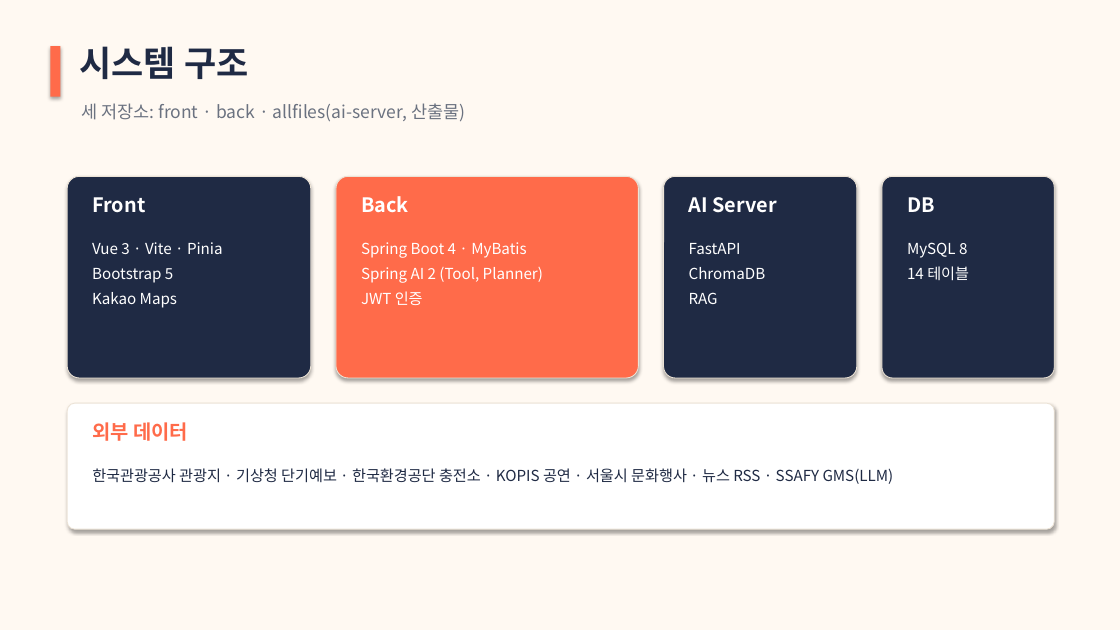
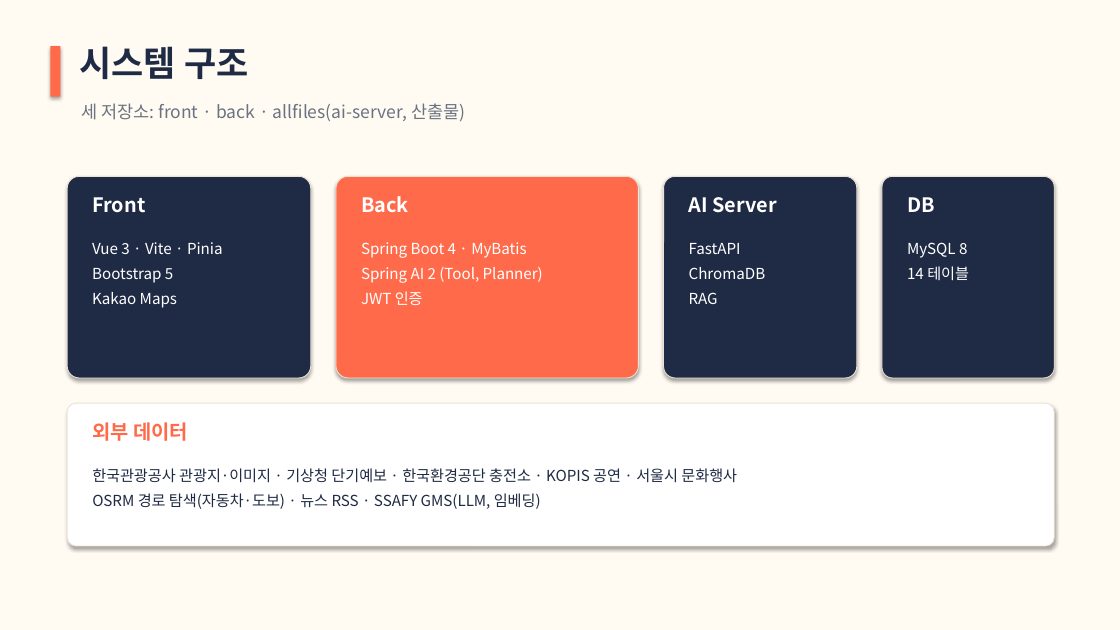
Before and after one commit to 77romin/mapmates, a slide deck: slide 8 of presentation/너랑갈지도_발표.pptx (slide 5 before the commit). Drawn at 1120x630 pixels with LibreOffice and Linux fonts; fonts in the diff are those of the drawing. Boxes give left, top, right and bottom in pixels: in the first picture for what was removed or moved away, otherwise in the second. Text is boxed around its words. In the diff, an @@ line names an element or a change of style, - is before the commit and + after.

```diff
--- a/presentation/너랑갈지도_발표.pptx
+++ b/presentation/너랑갈지도_발표.pptx
@@ background #FFF9F2 to #FFFBF3 @@
@@ rounded rectangle: place and size @@
-rounded rectangle at bbox=[67, 403, 1054, 529]
+rounded rectangle at bbox=[67, 403, 1054, 546]
@@ text at bbox=[92, 468, 737, 509]: text changed @@
-한국관광공사 관광지 · 기상청 단기예보 · 한국환경공단 충전소 · KOPIS 공연 · 서울시 문화행사 · 뉴스 RSS · SSAFY GMS(LLM)
+한국관광공사 관광지·이미지 · 기상청 단기예보 · 한국환경공단 충전소 · KOPIS 공연 · 서울시 문화행사
+OSRM 경로 탐색(자동차·도보) · 뉴스 RSS · SSAFY GMS(LLM, 임베딩)
```
Also in this commit, not shown: 10 other slides changed, 5 slides added, 1 slide removed.
